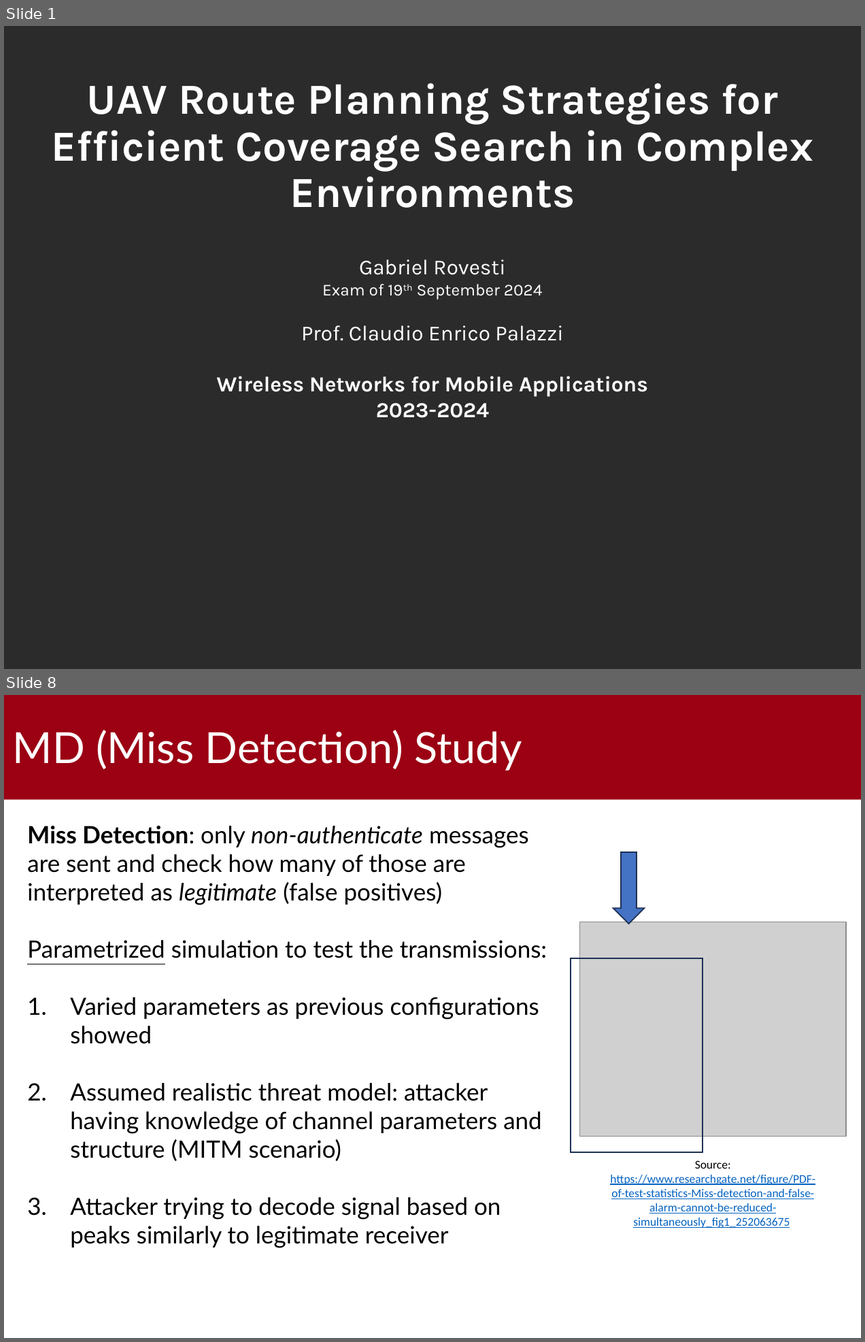
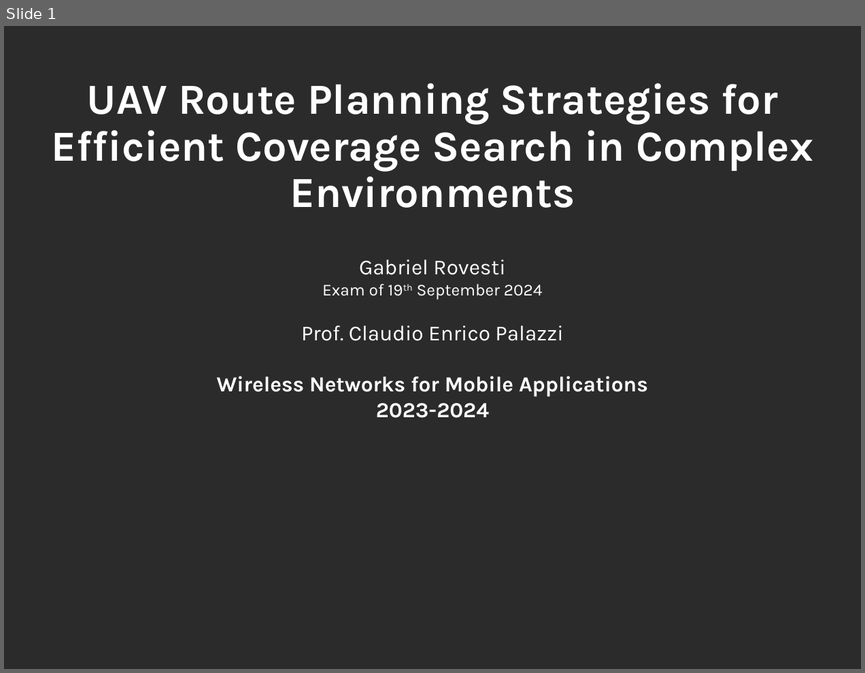
Before and after one commit to gabrielrovesti/WNMA-UAV-Route-Planning-Survey, a slide deck: 2 - Slides/UAV Route Planning Strategies.pptx. Shown one above the other, each under a label of ours: slides 1 and 8 before the commit, slide 1 after it; the slides between them are not shown. The pictures are 865x1342 and 865x673 pixels, drawn with LibreOffice and Linux fonts; fonts in the diff are those of the drawing; grey boxes stand for pictures; background and template pictures are left out; a plain dark background stands for a picture behind light text. Boxes give left, top, right and bottom in pixels: in the first picture for what was removed or moved away, otherwise in the second. Text is boxed around its words. In the diff, an @@ line names an element or a change of style, - is before the commit and + after.

```diff
--- a/2 - Slides/UAV Route Planning Strategies.pptx
+++ b/2 - Slides/UAV Route Planning Strategies.pptx
@@ slide 8 removed at (4, 695, 861, 1338), background #FFFFFF @@
@@ rectangle removed at (4, 695, 861, 798) @@
@@ title removed at (13, 730, 521, 770) @@
-MD (Miss Detection) Study
@@ text removed at (27, 826, 547, 1248) @@
-Miss Detection: only non-authenticate messages are sent and check how many of those are interpreted as legitimate (false positives)
-Parametrized simulation to test the transmissions:
-1. Varied parameters as previous configurations showed
-2. Assumed realistic threat model: attacker having knowledge of channel parameters and structure (MITM scenario)
-3. Attacker trying to decode signal based on peaks similarly to legitimate receiver
@@ down arrow removed at (613, 852, 644, 923) @@
@@ picture removed at (580, 922, 847, 1136) @@
@@ rectangle removed at (570, 958, 703, 1152) @@
@@ text removed at (610, 1160, 815, 1227) @@
-Source:
-https://www.researchgate.net/figure/PDF-of-test-statistics-Miss-detection-and-false-alarm-cannot-be-reduced-simultaneously_fig1_252063675
@@ text removed at (580, 1291, 847, 1325) @@
-UAV Route Planning Strategies– 8/10
```
Also in this commit, not shown: 2 slides changed, 6 other slides removed, 4 other files.
